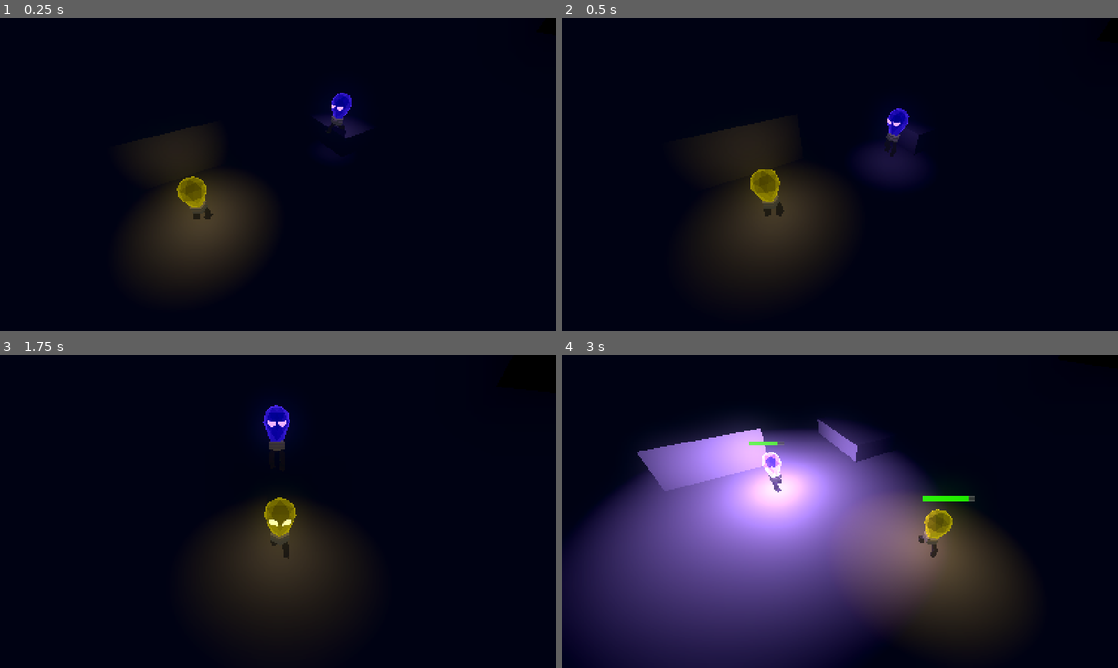
Above: before the commit, frames 1-4 (two rows, left to right).
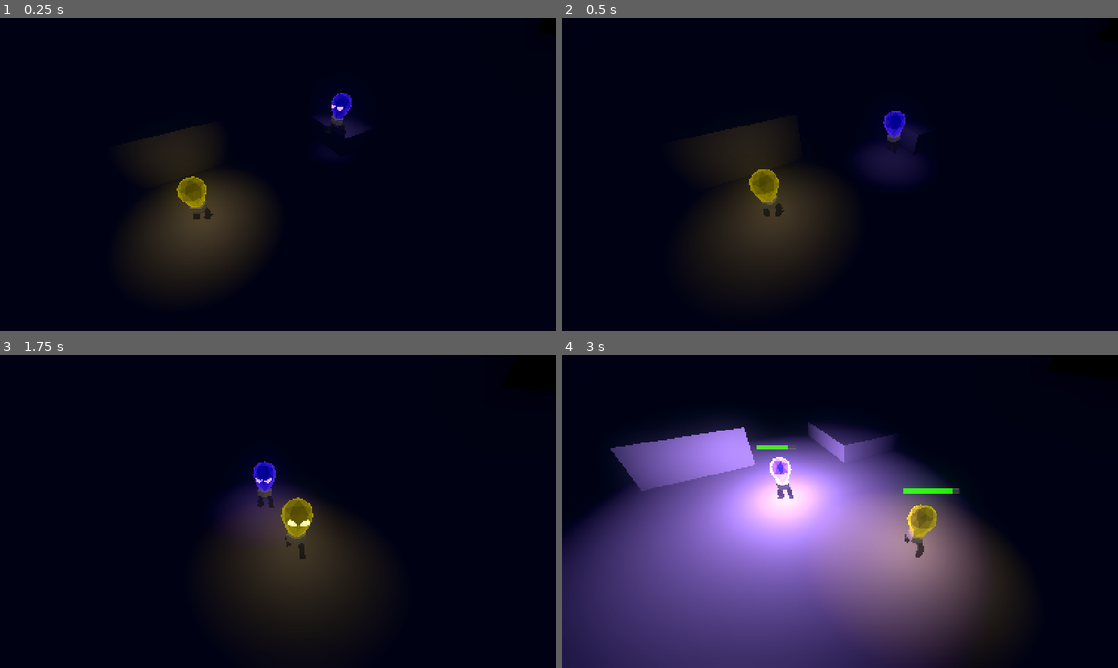
Above: after the commit, the same moments.

Repository: LowPolyFreak/EllieDeesAdventure
Game: Godot game, scene res://Scenes/main.tscn
Same seed, same stepped clock (60 frames per second), same inputs: the game is played once before the commit and once after it.
Inputs:
- Up to frame 1 (0.25 s): no input
- Up to frame 2 (0.5 s): no input
- Up to frame 3 (1.75 s): hold D (right_p1) 0.53-1.28 s; hold Home (ui_home) 0.53-1.28 s; tap Space (jump_p1) at 0.77, 1.52 s; hold S (down_p1) from 1.28 s (still down); tap Down (down_p2) at 1.35 s; tap Home (ui_home) at 1.55 s
- Up to frame 4 (3 s): release S (down_p1) at 2.03 s; hold D (right_p1) 2.03-2.78 s; hold Home (ui_home) 2.03-2.78 s; tap Shift (glow_p1) at 2.1 s; hold W (up_p1) from 2.78 s (still down); tap Keypad 0 (glow_p2) at 2.85 s

Frame 1 is identical in both runs. In frame 2, 0.4% of the frame differs, in the area x 27-65%, y 28-64%; in frame 3, 3.0%; in frame 4, 36%, in the area x 0-75%, y 20-100%.

Commit message:
Fixed join offset issue

Diff:
--- a/Scenes/dee.tscn
+++ b/Scenes/dee.tscn
@@ -23,7 +23,12 @@
 bones/4/rotation = Quaternion(0.00868977, -0.0920219, 0.991305, -0.0936498)
 bones/5/rotation = Quaternion(0.279318, 0.00421691, -0.130551, 0.951273)
 bones/6/rotation = Quaternion(-0.785381, 0.114085, 0.0713671, 0.604208)
+bones/7/position = Vector3(-0.187498, 0.245262, -0.282433)
+bones/8/position = Vector3(-0.170884, 0.0506439, 0.0332276)
 bones/8/rotation = Quaternion(0.0959203, 0.695135, 0.700571, -0.129567)
+bones/9/position = Vector3(0.187498, 0.245262, -0.282433)
+bones/9/rotation = Quaternion(0.0665028, -0.703973, 0.703973, -0.0665028)
+bones/10/position = Vector3(0.170884, 0.0506439, 0.0332276)
 bones/10/rotation = Quaternion(-0.0959203, 0.695135, 0.700571, 0.129567)
 
 [node name="BoneAttachment3D" parent="EllieModel/Armature/Skeleton3D" index="0"]
--- a/Scripts/player.gd
+++ b/Scripts/player.gd
@@ -113,14 +113,13 @@
 		is_following = false
 
 	if is_following:
-		if !player_1 and global_position.distance_to(follow_position) > 0.5 :
+		if !player_1 and global_position.distance_to(follow_position) > 0.35:
 			bulb.look_at(Vector3(follow_position.x, global_position.y, follow_position.z))
-			var move_vec = -bulb.basis.z * SPEED
+			var move_vec = -bulb.global_basis.z * SPEED
 			global_position += move_vec * delta
 			animation_tree.set("parameters/Movement/transition_request", "Run")
 		elif !player_1:
 			animation_tree.set("parameters/Movement/transition_request", "Idle")
-
 
 	move_and_slide()
 
@@ -166,11 +165,11 @@
 			trigger_pressed = false
 			battery_charge_timer.start()
 			battery_drain_timer.stop()
-
-	if event.is_action_pressed("ui_home") and !player_1:
-		is_following = true
-		global_position = follow_position
-		bulb.look_at(Vector3(follow_position.x, global_position.y, follow_position.z))
+	if !player_1:
+		var first_player = get_tree().get_first_node_in_group("Player_1")
+		if global_position.distance_to(first_player.global_position) < 1:
+			if event.is_action_pressed("ui_home"):
+				is_following = true
 
 func _on_battery_drain_timer_timeout() -> void:
 	battery -= 0.025
@@ -198,4 +197,3 @@
 
 func update_follow_pos(marker):
 	follow_position = marker.global_position
-	printt("updating follow", follow_position)
